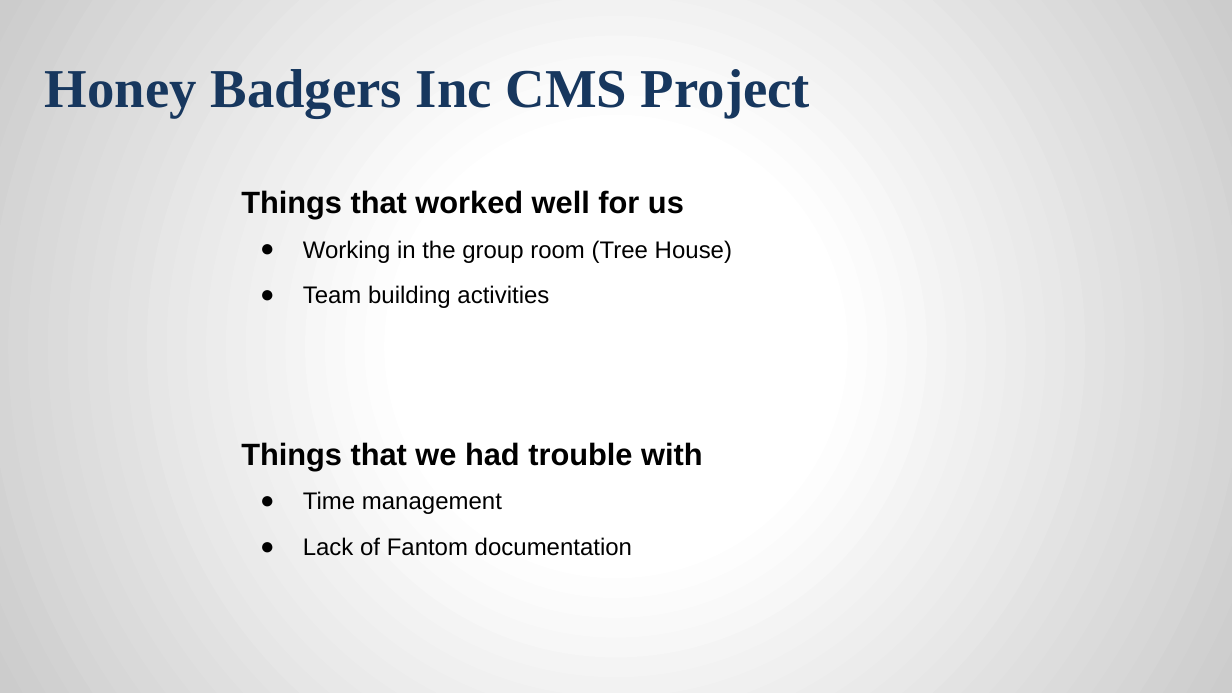
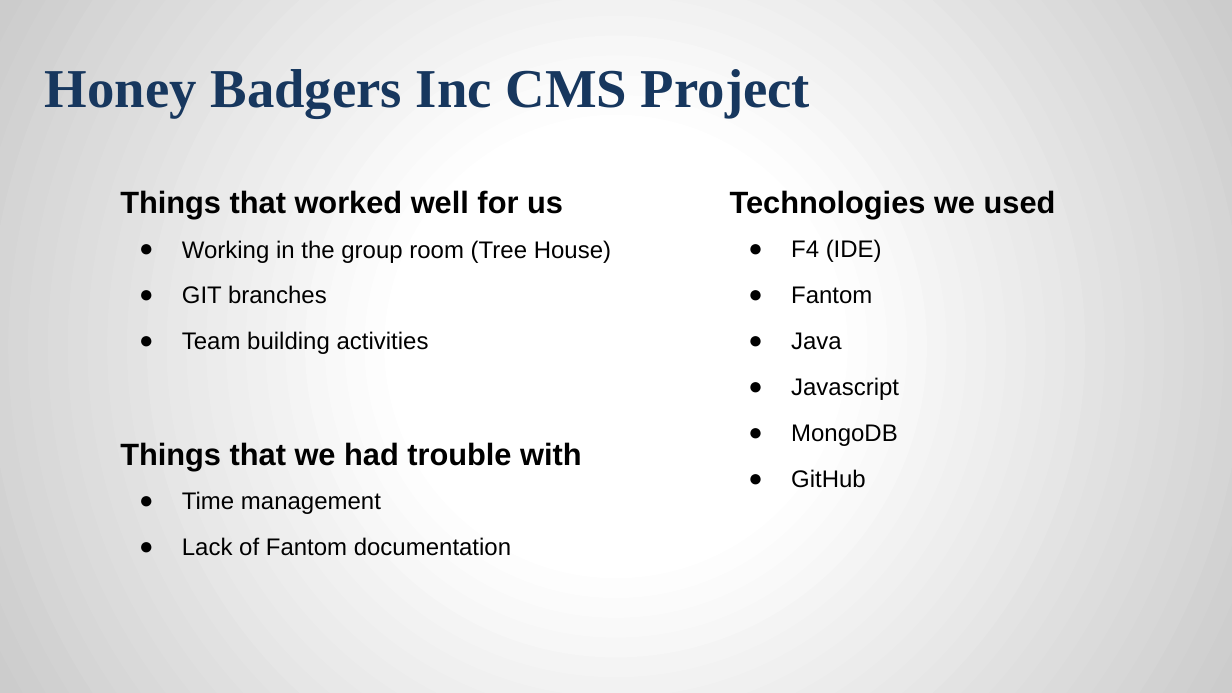
Before and after one commit to jcriquet/FantomCMS, a slide deck: slide 3 of doc/HoneyBadgersFinalPresentation.pptx. Drawn at 1232x693 pixels with LibreOffice and Linux fonts; fonts in the diff are those of the drawing; background and template pictures are left out. Boxes give left, top, right and bottom in pixels: in the first picture for what was removed or moved away, otherwise in the second. Text is boxed around its words. In the diff, an @@ line names an element or a change of style, - is before the commit and + after.

```diff
--- a/doc/HoneyBadgersFinalPresentation.pptx
+++ b/doc/HoneyBadgersFinalPresentation.pptx
@@ text added at [730, 190, 1056, 219], 18 pt, text #000000, bold @@
+Technologies we used
@@ 4 texts: place and size @@
-4 texts at [241, 190, 732, 556]
+4 texts at [120, 190, 611, 556]
@@ text added at [791, 239, 899, 488], 14 pt, text #000000 @@
+● F4 (IDE)
+● Fantom
+● Java
+● Javascript
+● MongoDB
+● GitHub
@@ text at [182, 285, 327, 304]: paragraph added @@
+● GIT branches
```
Also in this commit, not shown: 6 other slides changed, 4 slides added, 3 slides removed, 1 other file.
